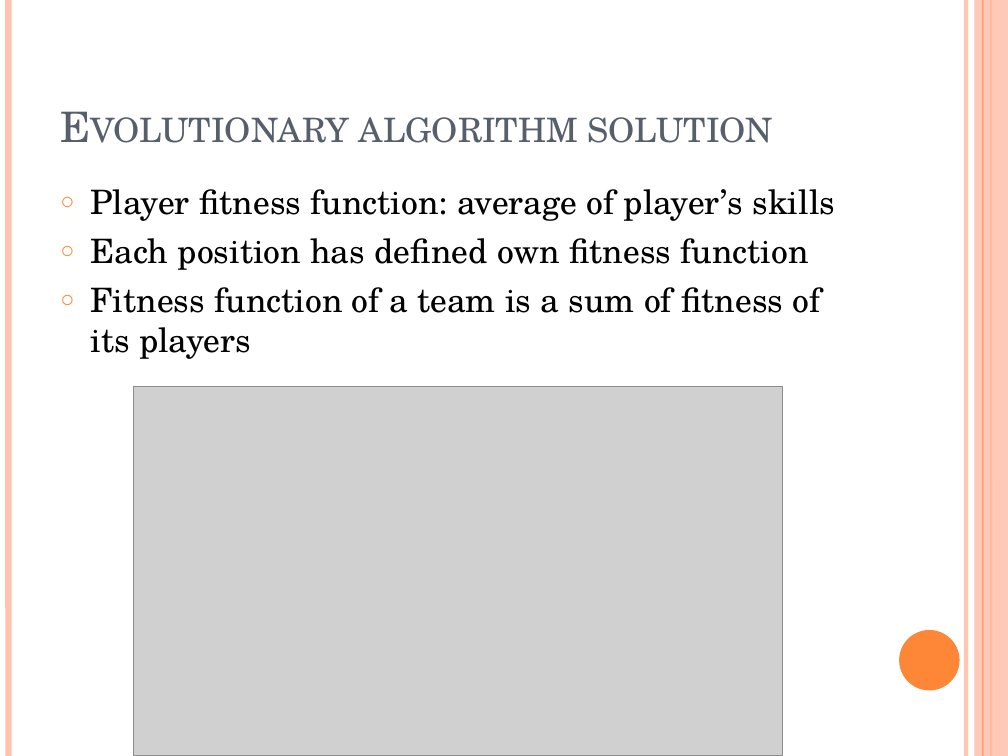
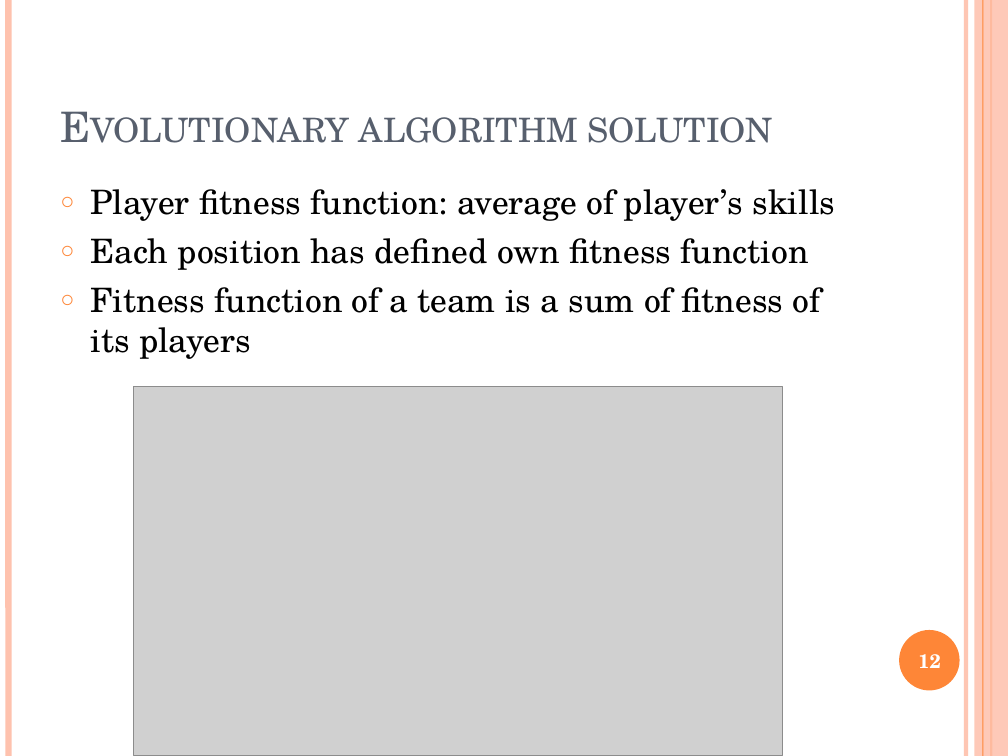
Before and after one commit to Averdose/FantasyKnapsack, a slide deck: slide 12 of Documentation/FantasyKnapsack.pptx. Drawn at 1008x756 pixels with LibreOffice and Linux fonts; fonts in the diff are those of the drawing; grey boxes stand for pictures. Boxes give left, top, right and bottom in pixels: in the first picture for what was removed or moved away, otherwise in the second. Text is boxed around its words. In the diff, an @@ line names an element or a change of style, - is before the commit and + after.

```diff
--- a/Documentation/FantasyKnapsack.pptx
+++ b/Documentation/FantasyKnapsack.pptx
@@ page number added at (918,654,941,668), 14 pt, text #FFFFFF, bold @@
+12
```
Also in this commit, not shown: 19 other slides changed.
